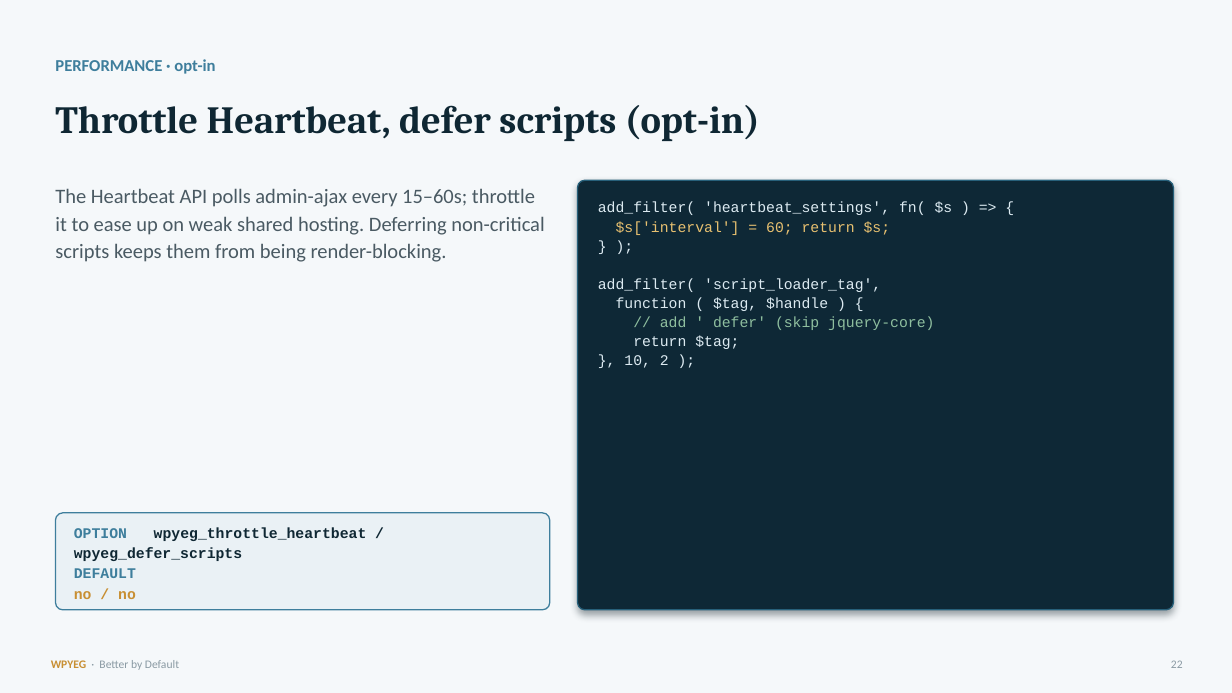
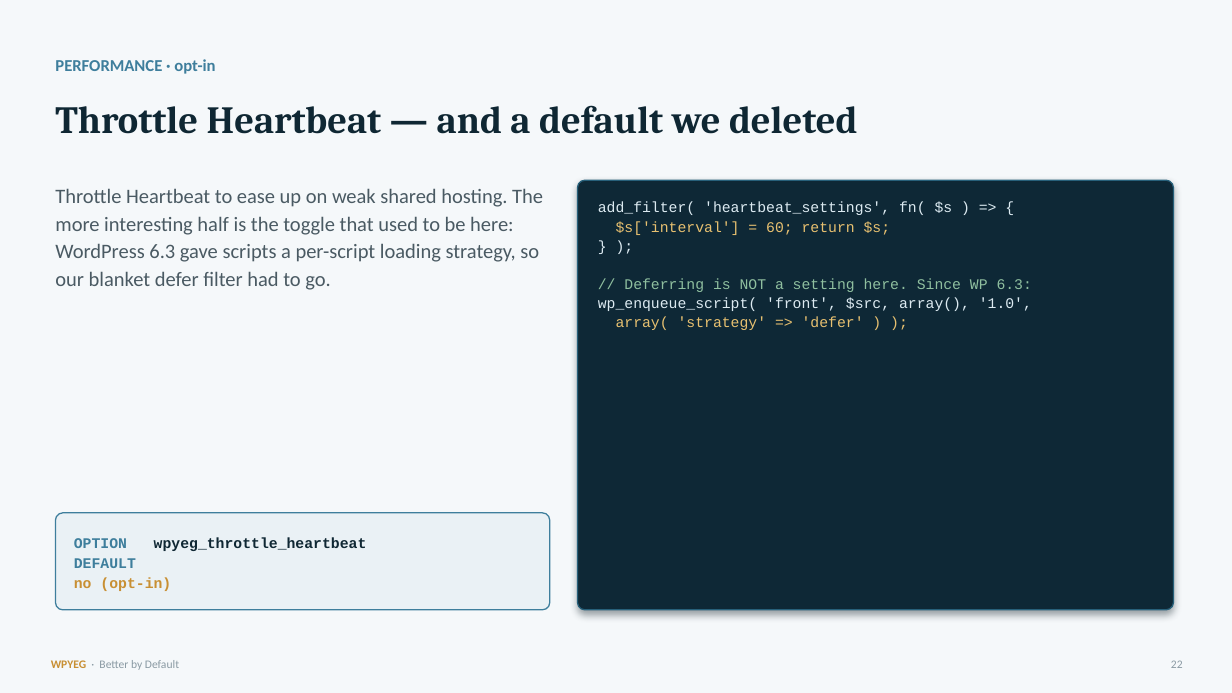
Before and after one commit to WPYEG/Better-by-Default, a slide deck: slide 22 of workshop/Better-by-Default.pptx. Drawn at 1232x693 pixels with LibreOffice and Linux fonts; fonts in the diff are those of the drawing. Boxes give left, top, right and bottom in pixels: in the first picture for what was removed or moved away, otherwise in the second. Text is boxed around its words. In the diff, an @@ line names an element or a change of style, - is before the commit and + after.

Commit message:
fix(headers,perf): split X-Frame-Options out; retire defer_scripts
Two of PR #1's remaining findings, resolved in opposite directions.

security_headers is split, not dropped. One toggle bundled three headers with
very different risk. nosniff and Referrer-Policy have essentially no downside;
X-Frame-Options is the only one that can break a working site, because blocking
cross-origin framing also blocks legitimate embedding — a client intranet, a
partner site, a preview tool — usually as a silent blank frame. Bundled, a site
that needs to be embeddable had to give up nosniff too. Framing is now its own
setting (wpyeg_frame_options: SAMEORIGIN / DENY / leave unchanged, default
SAMEORIGIN, so behaviour is unchanged for anyone not touching it).

Both filters also stop overwriting headers that are already set, since a managed
host or CDN often owns them. That guard is honest about its limit: PHP only sees
headers set in PHP, so one added by nginx or a CDN is invisible to it.

defer_scripts is retired. It was already opt-in, so "optionalize" was a no-op —
the real problem is that it is superseded. WordPress 6.3 added a per-script
loading strategy, wp_enqueue_script( ..., array( 'strategy' => 'defer' ) ), so
hooking script_loader_tag and string-replacing ' src=' across every handle is
teaching a workaround for a problem core already solved — and a blanket filter
cannot know which scripts are safe to defer, which is why it needed a jQuery
skip list and a "test before shipping" caveat.

The deck keeps the lesson rather than the toggle: that slide now shows the
core API and explains why the default was deleted.

Tests cover the split (mutation-checked: clobbering set headers, or re-bundling
framing, each break an assertion). Deck, pptx, PDF, and zip regenerated; both
reworked slides verified in the render.

```diff
--- a/workshop/Better-by-Default.pptx
+++ b/workshop/Better-by-Default.pptx
@@ text at [55, 105, 858, 134]: text changed @@
-Throttle Heartbeat, defer scripts (opt-in)
+Throttle Heartbeat — and a default we deleted
@@ text at [55, 188, 543, 290]: text changed @@
-The Heartbeat API polls admin-ajax every 15–60s; throttle it to ease up on weak shared hosting. Deferring non-critical scripts keeps them from being render-blocking.
+Throttle Heartbeat to ease up on weak shared hosting. The more interesting half is the toggle that used to be here: WordPress 6.3 gave scripts a per-script loading strategy, so our blanket defer filter had to go.
@@ text at [598, 278, 1032, 330]: text changed @@
-add_filter( 'script_loader_tag',
-function ( $tag, $handle ) {
-// add ' defer' (skip jquery-core)
-return $tag;
-}, 10, 2 );
+// Deferring is NOT a setting here. Since WP 6.3:
+wp_enqueue_script( 'front', $src, array(), '1.0',
+array( 'strategy' => 'defer' ) );
@@ text at [74, 537, 367, 551]: text changed @@
-OPTION wpyeg_throttle_heartbeat / wpyeg_defer_scripts
+OPTION wpyeg_throttle_heartbeat
@@ text at [74, 578, 171, 591]: text changed @@
-no / no
+no (opt-in)
```
Also in this commit, not shown: 1 other slide changed, 11 other files.
